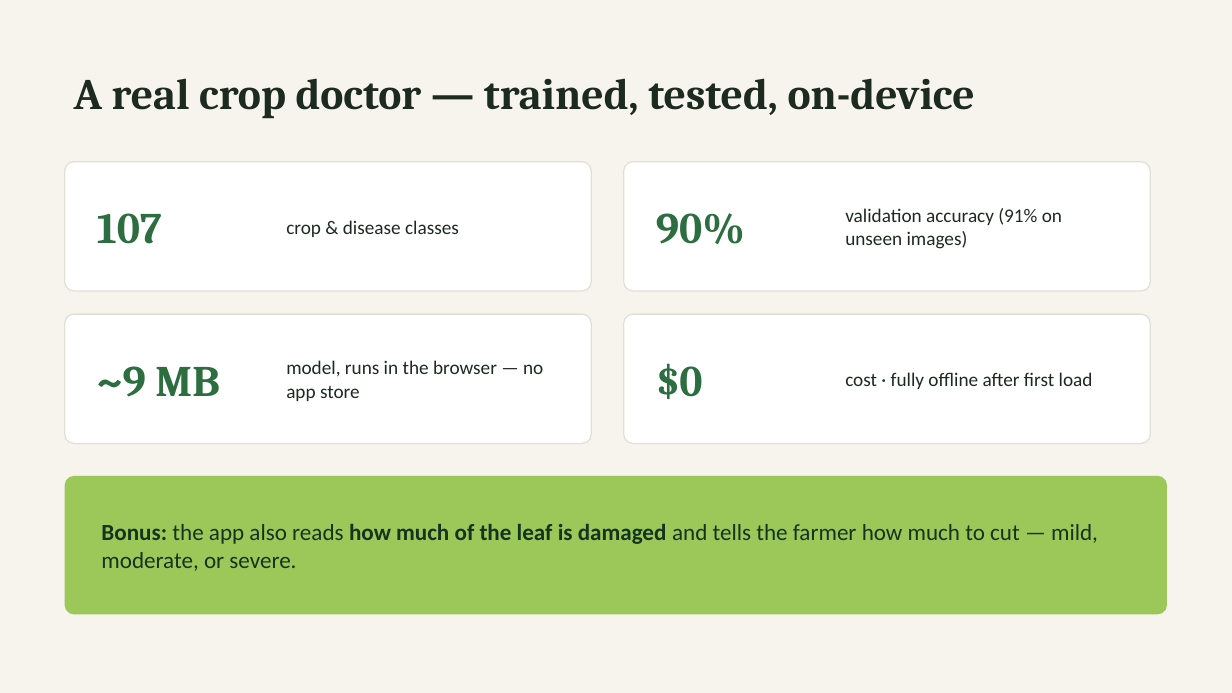
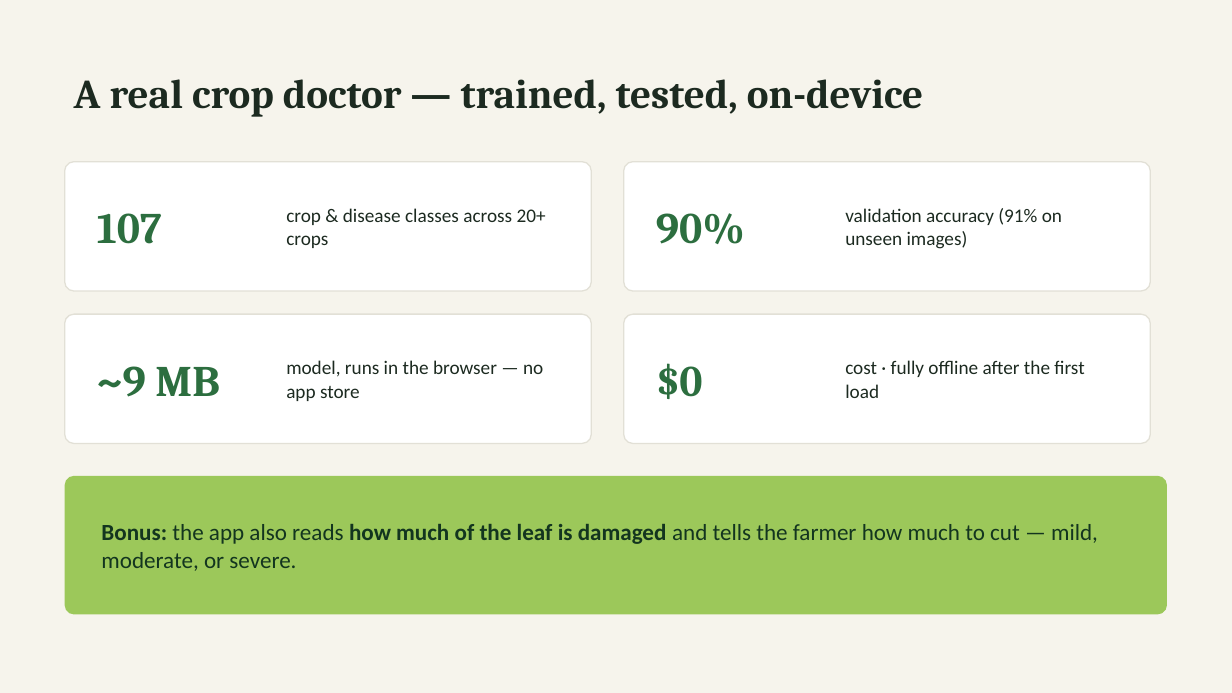
Before and after one commit to ag1170-pixel/AgriMesh, a slide deck: slide 9 of AgriMesh_Pitch.pptx (slide 7 before the commit). Drawn at 1232x693 pixels with LibreOffice and Linux fonts; fonts in the diff are those of the drawing. Boxes give left, top, right and bottom in pixels: in the first picture for what was removed or moved away, otherwise in the second. Text is boxed around its words. In the diff, an @@ line names an element or a change of style, - is before the commit and + after.

```diff
--- a/AgriMesh_Pitch.pptx
+++ b/AgriMesh_Pitch.pptx
@@ text "A real crop doctor — ..." at bbox=[74, 79, 923, 117]: size 34 to 32 pt @@
@@ text at bbox=[286, 208, 546, 248]: text changed @@
-crop & disease classes
+crop & disease classes across 20+ crops
@@ text at bbox=[845, 360, 1084, 398]: text changed @@
-cost · fully offline after first load
+cost · fully offline after the first load
```
Also in this commit, not shown: 7 other slides changed, 4 slides added, 1 slide removed, 1 other file.
